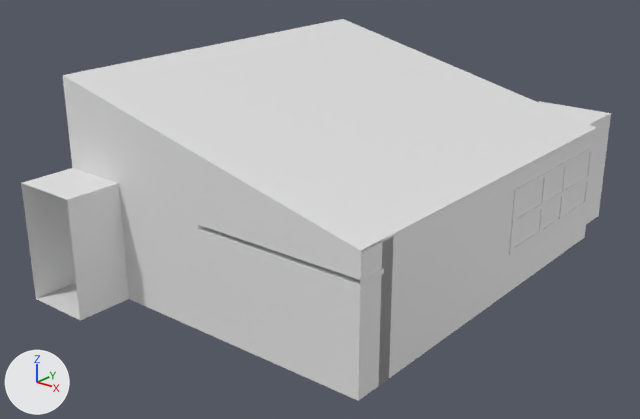
Two versions of the Blender file Assets/3D assets/BedroomUntex.blend, one commit apart.
Both versions are drawn from a 50 mm camera at (12.93, -16.98, 9.53) aimed at (-0.39, -0.68, 1.41). The axes (+X, +Y, +Z) are drawn at lower left. The lights are the same throughout.

Objects in the first picture: 'Room'.
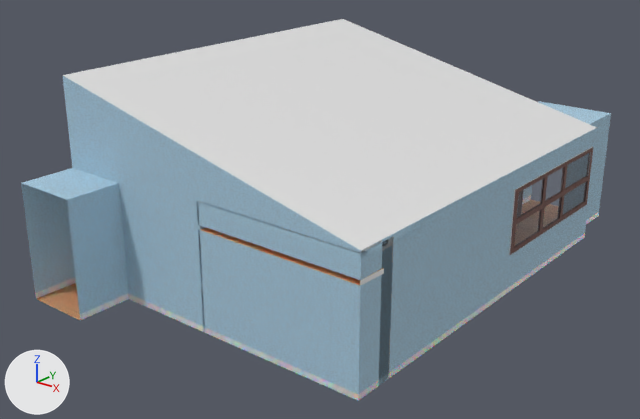
Location of each change, (x1, y1, x2, y2) in pixels of the pictures (640 x 419 px):
part 1 of me_cube, built on
    before: (22, 101, 611, 314)
    after: (22, 101, 611, 332)
part 2 of me_cube, shading changed
    both: (63, 74, 597, 379)
part 3 of me_cube, recoloured
    both: (514, 153, 590, 247)
part 4 of me_cube, recoloured (grey to brown)
    both: (37, 227, 286, 320)
part 5 of me_cube, recoloured (grey to brown)
    both: (510, 147, 593, 255)
part 6 of me_cube, recoloured
    both: (35, 233, 585, 401)
part 7 of me_cube, recoloured (grey to blue)
    both: (21, 76, 597, 394)
part 8 of me_cube, recoloured (grey to brown)
    both: (282, 255, 384, 285)
part 9 of me_cube, recoloured
    both: (282, 361, 358, 400)
part 10 of me_cube, recoloured (grey to blue)
    both: (281, 243, 361, 394)

The change, as a diff of the scene's bpy script:
```diff
--- a/Assets/3D assets/BedroomUntex.blend.py
+++ b/Assets/3D assets/BedroomUntex.blend.py
@@ mat_paint_002 @@
+mat_paint_002 = bpy.data.materials.new('Paint.002')
+# nodes: BsdfPrincipled, Mapping, OutputMaterial, TexCoord, TexVoronoi, TexWave, ValToRGB
+# colours: blue #b3d8ee, blue #a0c4d9, grey #9eaab5
@@ mat_glass_001 @@
+mat_glass_001 = bpy.data.materials.new('glass.001')
+# nodes: BsdfPrincipled, OutputMaterial, Value
+# colours: white #cdd7e7
@@ mat_wood_003 @@
+mat_wood_003 = bpy.data.materials.new('Wood.003')
+# nodes: BsdfPrincipled, Bump, Mapping, OutputMaterial, TexCoord, TexNoise, ValToRGB
+# colours: black #000000, white #ffffff, pink #ee003e, brown #905b4e
@@ mat_wood_002 @@
+mat_wood_002 = bpy.data.materials.new('Wood.002')
+# nodes: BsdfPrincipled, Bump, Mapping, OutputMaterial, TexCoord, TexNoise, ValToRGB
+# colours: black #000000, white #ffffff, pink #ee003e, brown #905b4e
@@ mat_wood_001 @@
+mat_wood_001 = bpy.data.materials.new('Wood.001')
+# nodes: BsdfPrincipled, Bump, Mapping, Mix, OutputMaterial, TexCoord, TexNoise, ValToRGB
+# colours: orange #ff902a, beige #fab17e, black #000000, white #ffffff
@@ mat_paint_001 @@
+mat_paint_001 = bpy.data.materials.new('Paint.001')
+# nodes: BsdfPrincipled, Bump, Mapping, Mix, OutputMaterial, TexCoord, TexNoise, ValToRGB
+# colours: black #000000, white #ffffff, orange #ff902a, white #faf5f9
@@ me_cube @@
 # used by ob_room; location = (0.0, 0.0, 0.0); scale = (1.0, 1.0, 0.554)
-me_cube.from_pydata(...)  # 1312 vertices, 1257 faces; spans x -4.27..4.29, y -6.6..7.01, z -0.07..9.21
+me_cube.from_pydata(...)  # 1479 vertices, 1407 faces; spans x -4.27..4.29, y -6.6..7.01, z -0.07..9.21
+# me_cube part 1
+# 162 faces are deleted
+# 18 vertices move within x -3.96..3.9, y -5.2..5.2, z -0.07..5.53
+# 48 vertices are added at x -4.07..4.07, y -5.2..5.2, z -0.07..5.53
+# 12 new vertices lie (0.0, 0.0, 0.45) away from vertices in x -4.07..3.54, y -5.2..5.2, z 4.75
+# 12 new vertices lie (0.36, 0.0, 0.0) away from vertices in x 3.54, y 5.2, z -0.07..5.53
+# 12 new vertices lie (0.23, 0.0, 0.0) away from vertices in x -2.78, y -5.2, z 0.21..5.2
+# 11 new vertices lie (0.0, -0.66, 0.0) away from vertices in x 0.0..4.07, y -4.54, z -0.07..5.53
+# 13 new vertices lie (0.04, 0.0, 0.0) away from vertices in x 0.0, y -5.2..-4.21, z -0.07..5.2
+# 13 new vertices lie (0.0, 0.0, 0.33) away from vertices in x 0.0..3.54, y -5.2..5.2, z 5.2
+# 10 new vertices lie (0.0, 0.66, 0.0) away from vertices in x 0.04..4.07, y -5.2, z 2.01..5.53
+# 10 new vertices lie (-0.47, 0.0, 0.0) away from vertices in x 2.2, y 5.2, z 0.21..5.53
+# 10 new vertices lie (0.0, 0.0, -0.28) away from vertices in x -4.07..2.2, y -5.2..5.2, z 0.21
+# 10 new vertices lie (-0.19, 0.0, 0.0) away from vertices in x -4.07, y -5.2, z -0.07..5.2
+# 6 new vertices lie (0.19, 0.0, 0.0) away from vertices in x 4.07, y -5.2..-4.21, z 5.5..5.53
+# 239 new faces join them, mat_paint_002
+# 8 new faces join them, mat_wood_001
+# 7 new faces join them, mat_paint_001
+# 38 new faces join them, mat_wood_003
+# 20 new faces join them, mat_material (white #e7e7e7)
+# me_cube part 2: 1110 kept faces spanning x -4.27..4.29, y -6.6..7.01, z -0.07..9.21 are now shaded smooth
+# me_cube part 3: 8 faces spanning x -4.27..4.26, y -4.77..4.9, z 2.01..8.49 switch from mat_material (white #e7e7e7) to mat_glass_001
+# me_cube part 4: 200 faces spanning x -4.26..4.26, y -6.6..7.01, z -0.07..4.55 switch from mat_material (white #e7e7e7) to mat_wood_001
+# me_cube part 5: 161 faces spanning x -4.27..4.29, y -4.96..5.03, z 1.8..8.79 switch from mat_material (white #e7e7e7) to mat_wood_002
+# me_cube part 6: 42 faces spanning x -4.26..4.26, y -6.6..7.01, z -0.07..0.21 switch from mat_material (white #e7e7e7) to mat_paint_001
+# me_cube part 7: 404 faces spanning x -4.27..4.26, y -6.6..7.01, z -0.07..9.21 switch from mat_material (white #e7e7e7) to mat_paint_002
+# me_cube part 8: 8 faces spanning x 2.32..4.29, y -5.2..-4.51, z 4.36..4.55 switch from mat_material_001 (white #e7e7e7) to mat_wood_001
+# me_cube part 9: 5 faces spanning x 2.32..4.26, y -5.21..-5.2, z -0.07..0.19 switch from mat_material_001 (white #e7e7e7) to mat_paint_001
+# me_cube part 10: 23 faces spanning x 2.31..4.26, y -5.21..-5.2, z 0.19..5.53 switch from mat_material_001 (white #e7e7e7) to mat_paint_002
+me_cube.materials.append(mat_wood_003)
```
